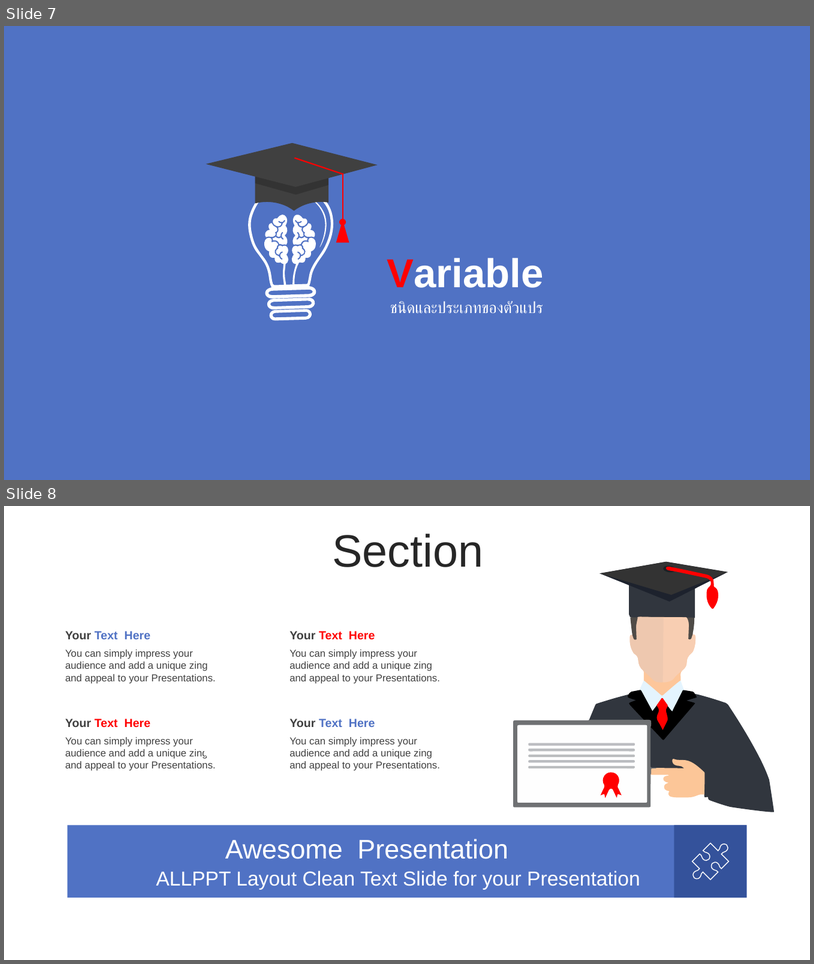
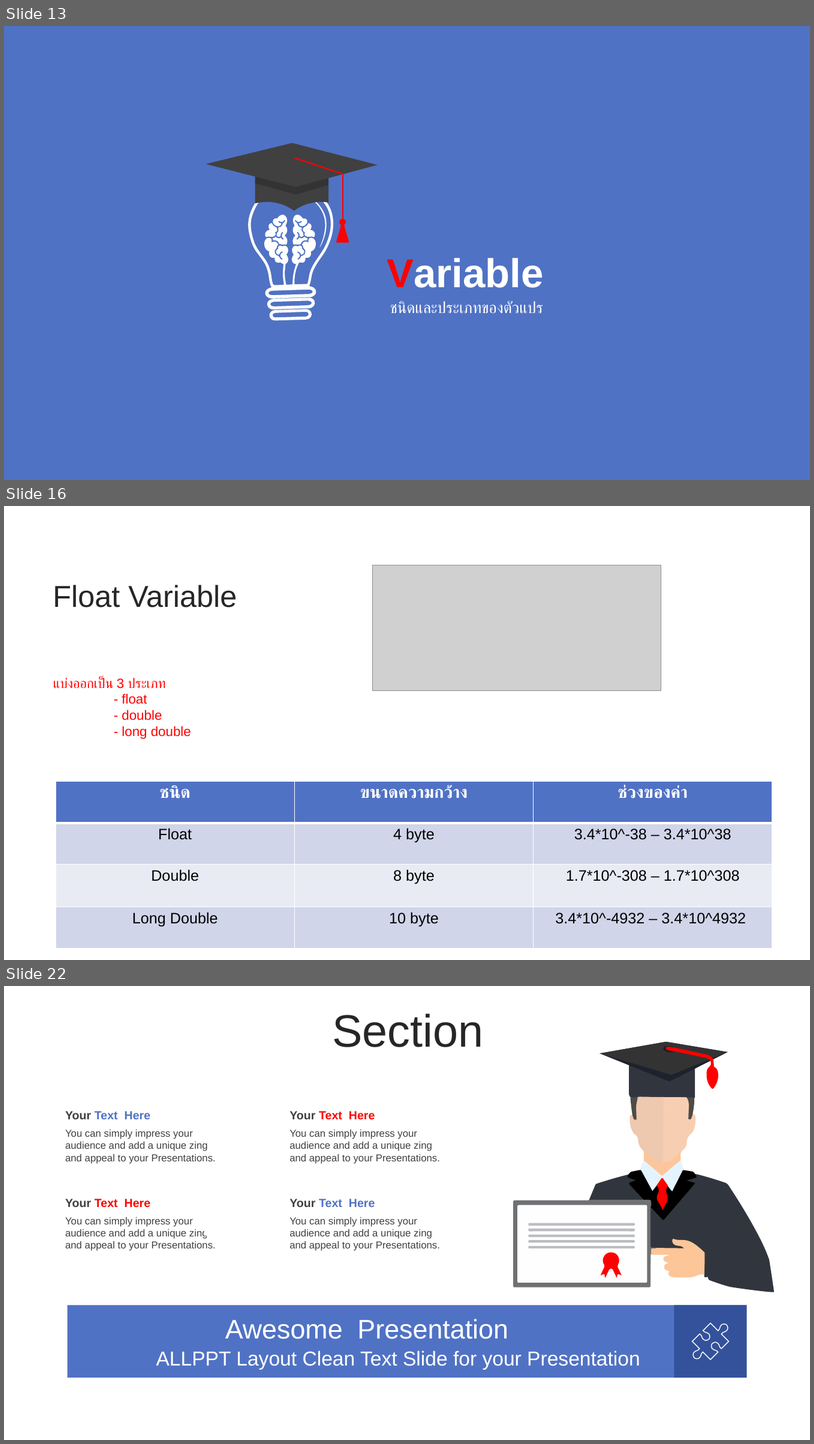
Before and after one commit to WatcharapolxFa/SolveProblemsIn-C-Language, a slide deck: LearnC/C.pptx. Shown one above the other, each under a label of ours: slides 7 and 8 before the commit, slides 13, 16 and 22 after it; the slides between them are not shown. The pictures are 814x964 and 814x1444 pixels, drawn with LibreOffice and Linux fonts; fonts in the diff are those of the drawing; grey boxes stand for pictures. Boxes give left, top, right and bottom in pixels: in the first picture for what was removed or moved away, otherwise in the second. Text is boxed around its words. In the diff, an @@ line names an element or a change of style, - is before the commit and + after.

Commit message:
Succeed Variable

```diff
--- a/LearnC/C.pptx
+++ b/LearnC/C.pptx
@@ slide 16 added at bbox=[4, 506, 810, 960], background #FFFFFF @@
@@ picture added at bbox=[373, 565, 662, 691] @@
@@ text added at bbox=[53, 585, 237, 607], 36 pt, text #262626 @@
+Float Variable
@@ text added at bbox=[53, 677, 191, 739], 16 pt, text #FF0000 @@
+แบ่งออกเป็น 3 ประเภท
+- float
+- double
+- long double
@@ table added at bbox=[56, 781, 772, 948], 4 rows, 3 columns @@
+ชนิด | ขนาดความกว้าง | ช่วงของค่า
+Float | 4 byte | 3.4*10^-38 – 3.4*10^38
+Double | 8 byte | 1.7*10^-308 – 1.7*10^308
+Long Double | 10 byte | 3.4*10^-4932 – 3.4*10^4932
@@ what was slide 7 is now slide 13 @@
@@ what was slide 8 is now slide 22 @@
```
Also in this commit, not shown: 2 slides changed, 14 other slides added, 3 slides removed, 3 other files.
